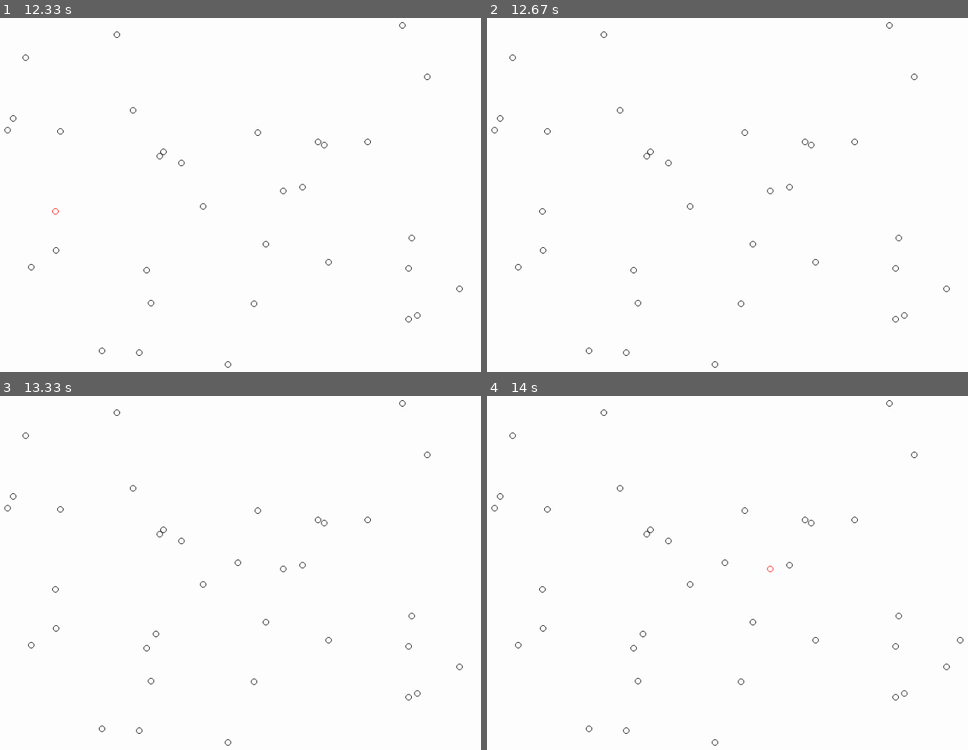
Above: before the commit, frames 1-4 (two rows, left to right).
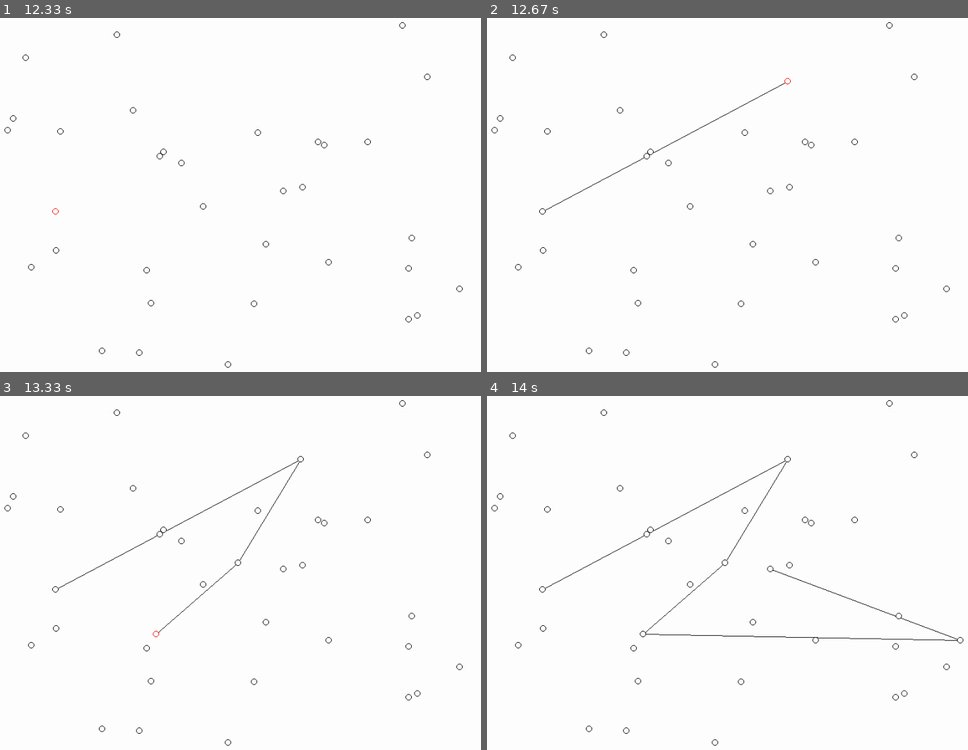
Above: after the commit, the same moments.

Repository: GGN-2015/knotpen2
Game: pygame game, started from knotpen2/__main__.py
Same seed, same stepped clock (60 frames per second), same inputs: the game is played once before the commit and once after it.
Inputs (mouse positions are in pixels of both pictures, inside the frame that each line leads up to):
- Up to frame 1 (12.33 s): click (235, 198) at 0.38 s; press the mouse at (235, 198) at 0.7 s; move the mouse to (134, 233) at 0.8 s; release the mouse at (28, 265) at 0.93 s; click (404, 25) at 1.05 s; click (57, 131) at 1.38 s; click (283, 191) at 1.72 s; click (327, 262) at 2.05 s; click (202, 205) at 2.38 s; click (14, 117) at 2.72 s; click (226, 364) at 3.05 s; click (365, 141) at 3.38 s; click (149, 301) at 3.72 s; click (428, 78) at 4.05 s; click (134, 110) at 4.38 s; click (264, 244) at 4.72 s; click (163, 152) at 5.05 s; click (254, 304) at 5.38 s; click (52, 212) at 5.72 s; click (144, 269) at 6.05 s; click (317, 141) at 6.38 s; click (101, 350) at 6.72 s; click (408, 318) at 7.05 s; click (322, 145) at 7.38 s; click (115, 35) at 7.72 s; click (57, 251) at 8.05 s; click (182, 163) at 8.38 s; click (418, 315) at 8.72 s; click (4, 131) at 9.05 s; click (408, 237) at 9.38 s; click (303, 187) at 9.72 s; click (408, 269) at 10.05 s; click (24, 56) at 10.38 s; click (456, 287) at 10.72 s; click (259, 131) at 11.05 s; click (139, 350) at 11.38 s; click (158, 156) at 11.72 s; click (57, 212) at 12.05 s
- Up to frame 2 (12.67 s): click (785, 81) at 12.38 s
- Up to frame 3 (13.33 s): click (235, 562) at 12.72 s; click (153, 633) at 13.05 s
- Up to frame 4 (14 s): click (958, 640) at 13.38 s; click (765, 569) at 13.72 s

Frame 1 is identical in both runs. In frame 2, 0.2% of the frame differs, in the area x 12-64%, y 16-55%; in frame 3, 0.4%; in frame 4, 0.7%, in the area x 12-98%, y 16-70%.

Commit message:
v2025-06-20

Diff:
--- a/knotpen2/Knotpen2GameObject.py
+++ b/knotpen2/Knotpen2GameObject.py
@@ -18,7 +18,7 @@
 
         self.memory_object   = memory_object
         self.status          = "free"
-        self.focuse_dot      = None
+        self.focus_dot      = None
         self.focuse_line     = None
         self.left_mouse_down = False
         self.actually_moved  = False
@@ -35,15 +35,15 @@
 
         if self.status == "free":
             if mouse_on_dot_id is not None: # 开始移动节点
-                self.focuse_dot = mouse_on_dot_id
+                self.focus_dot = mouse_on_dot_id
                 self.status = "move_dot"
                 self.actually_moved = False
 
     def handle_mouse_move(self, x, y):
         super().handle_mouse_move(x, y)
 
-        if self.status == "move_dot" and self.focuse_dot is not None:
-            self.memory_object.set_dot_position(self.focuse_dot, x, y)
+        if self.status == "move_dot" and self.focus_dot is not None:
+            self.memory_object.set_dot_position(self.focus_dot, x, y)
             self.actually_moved = True
 
     def get_mouse_on_dot_id(self, x, y):
@@ -68,16 +68,22 @@
                 self.memory_object.new_dot(x, y)
 
             elif not self.actually_moved: # 刚刚结束拖动的时候不可以选中
-                self.focuse_dot = mouse_on_dot_id
+                self.focus_dot = mouse_on_dot_id
                 self.status = "select_dot"
 
         elif self.status == "select_dot":
-            if mouse_on_dot_id is not None and mouse_on_dot_id != self.focuse_dot: # 选中点的前提下点击空地
+            if mouse_on_dot_id is not None: # 选中点的前提下点击空地
+                if self.focus_dot is not None and mouse_on_dot_id != self.focus_dot:
+                    self.memory_object.new_line(mouse_on_dot_id, self.focus_dot)
+                self.status = "free"
+                self.focus_dot = None
+            else:
+                if mouse_on_dot_id is None and self.focus_dot is not None: # 传递一个新的 focus
+                    dot_id = self.memory_object.new_dot(x, y)
+                    self.memory_object.new_line(dot_id, self.focus_dot)
+                    self.status    = "select_dot"
+                    self.focus_dot = dot_id # 焦点传递
 
-                if self.focuse_dot is not None:
-                    self.memory_object.new_line(mouse_on_dot_id, self.focuse_dot)
-            self.status = "free"
-            self.focuse_dot = None
 
     def handle_mouse_up(self, button, x, y):
         super().handle_mouse_up(button, x, y)
@@ -109,7 +115,7 @@
             x, y = dot_dict[dot_id]
 
             color = constant_config.BLACK
-            if self.status == "select_dot" and dot_id == self.focuse_dot:
+            if self.status == "select_dot" and dot_id == self.focus_dot:
                 color = constant_config.RED
 
             pygame.draw.circle(screen, constant_config.WHITE, (x, y), constant_config.CIRCLE_RADIUS)
--- a/knotpen2/MemoryObject.py
+++ b/knotpen2/MemoryObject.py
@@ -33,12 +33,14 @@
             self.dot_id_max += 1
         new_id = "dot_%d" % self.dot_id_max
         self.dot_dict[new_id] = (x, y)
+        return new_id
 
     def new_line(self, dot_id_1:str, dot_id_2:str): # 新增一条边：不包含共线检查功能
         while self.line_dict.get("line_%d" % self.line_id_max):
             self.line_id_max += 1
         new_id = "line_%d" % self.line_id_max
         self.line_dict[new_id] = (dot_id_1, dot_id_2)
+        return new_id
 
     def erase_dot(self, dot_id:str): # 删除节点的时候，记得删除相应的边
         if self.dot_dict.get(dot_id) is not None:
